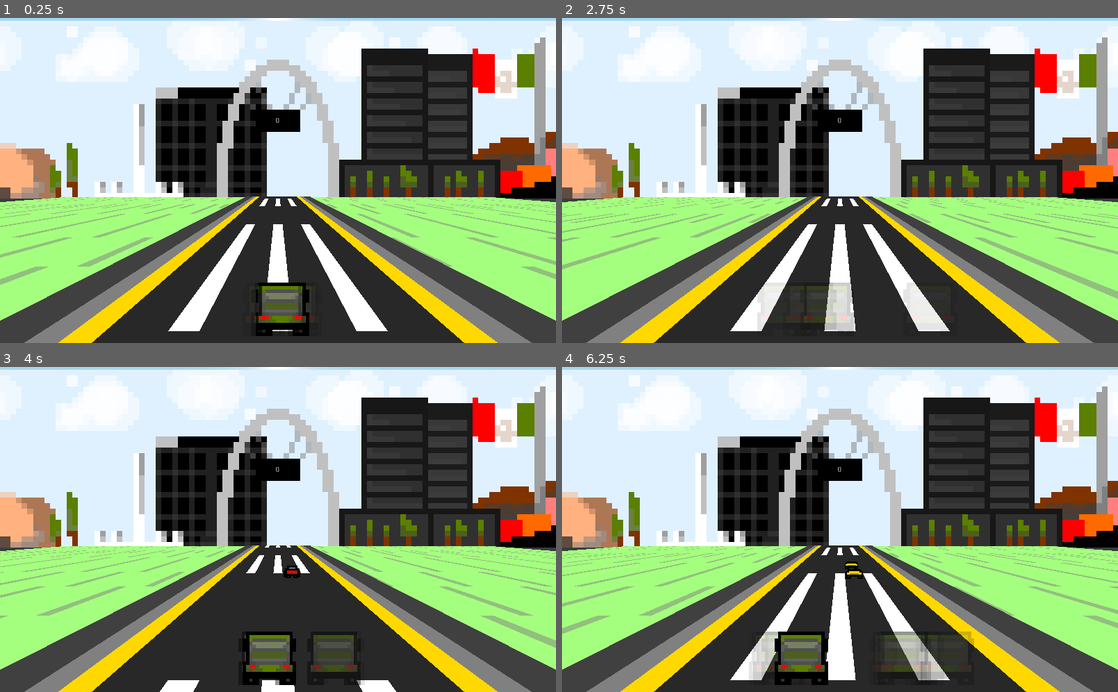
Above: before the commit, frames 1-4 (two rows, left to right).
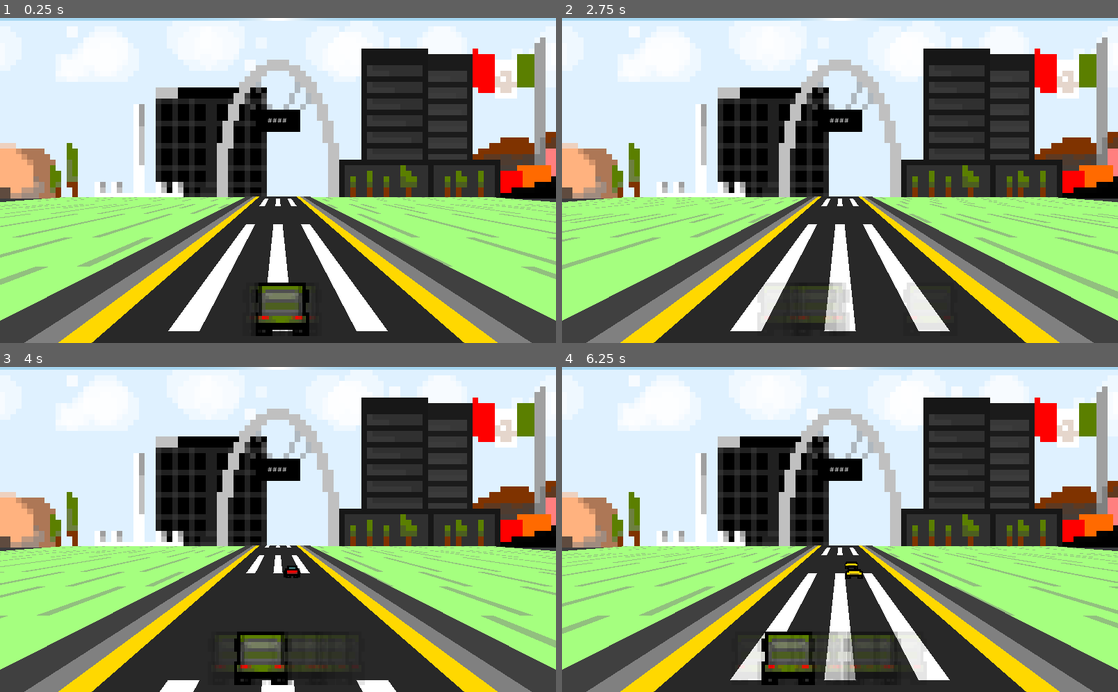
Above: after the commit, the same moments.

Repository: ClarkThyLord/Speed-Trash
Game: Godot game, scene res://src/game/game.tscn
The game is run twice, just before and just after one commit, with the same random seed, the same clock (stepped at 60 frames per second) and the same inputs.
Inputs:
- Up to frame 1 (0.25 s): no input
- Up to frame 2 (2.75 s): hold Right (ui_right) 0.53-1.28 s; hold Space (action_break) 0.53-1.28 s; hold Left (ui_left) 1.28-2.03 s; tap Space (action_break) at 1.35 s; hold Right (ui_right) from 2.03 s (still down); hold Space (action_break) from 2.03 s (still down)
- Up to frame 3 (4 s): release Right (ui_right) at 2.78 s; release Space (action_break) at 2.78 s; hold Shift (action_accelerate) 2.78-3.53 s; tap Space (action_break) at 2.85 s; hold Left (ui_left) from 3.53 s (still down); hold Space (action_break) from 3.53 s (still down)
- Up to frame 4 (6.25 s): release Space (action_break) at 4.28 s; tap Space (action_break) at 4.35, 5.85 s; hold Space (action_break) 5.03-5.78 s; release Left (ui_left) at 5.78 s; hold Right (ui_right) from 5.78 s (still down)

The runs differ from the first frame. In frame 1, less than 0.1% of the frame differs, in the area x 48-52%, y 30-33%; in frame 2, 0.2%; in frame 3, 1.2%; in frame 4, 3.1%, in the area x 30-75%, y 30-98%.
Error after the commit: Parse Error: Unexpected indentation. (res://src/session.gd:81)

Commit message:
save q tables in project and make backups every minute
Clark was here :V

Diff:
--- a/project.godot
+++ b/project.godot
@@ -10,7 +10,6 @@
 
 _global_script_classes=[  ]
 _global_script_class_icons={
-
 }
 
 [application]
--- a/src/session.gd
+++ b/src/session.gd
@@ -4,24 +4,64 @@
 
 
 ## Constants
-const Q_TABLE_PATH := "user://q_table.json"
+const Q_TABLE_DIR := "res://q_tables"
+
+const Q_TABLE_PATH := Q_TABLE_DIR + "/q_table.json"
 
 
 
 ## Public Variables
 var points := 0
 
+
+
+## Private Variables
 var q_table := {}
 
 
+
+## OnReady Variables
+var q_timer := Timer.new()
+
+
+
 ## Built-In Virtual Methods
+func _ready() -> void:
+	q_timer.connect("timeout", self, "_on_q_timer_timeout")
+	add_child(q_timer)
+	q_timer.start(60)
+
+
 func _enter_tree() -> void:
+	load_q_table()
+
+func _exit_tree() -> void:
+	save_q_table()
+
+
+
+## Public Methods
+func save_q_table(path := Q_TABLE_PATH) -> void:
+	print('Saving q_table.json...')
 	var file = File.new()
-	if not file.file_exists(Q_TABLE_PATH):
+	if file.open(path, File.WRITE) != 0:
+		print("Error opening file")
+		return
+
+	print(file.get_path_absolute())
+	file.store_line(JSON.print(q_table))
+
+	if file.is_open():
+		file.close()
+
+
+func load_q_table(path := Q_TABLE_PATH) -> void:
+	var file = File.new()
+	if not file.file_exists(path):
 		return
 
 	print("Loading q_table.json...")
-	if file.open(Q_TABLE_PATH, File.READ) != 0:
+	if file.open(path, File.READ) != 0:
 		print("Error opening file")
 		return
 
@@ -34,15 +74,13 @@
 		file.close()
 
 
-func _exit_tree() -> void:
-	print('Saving q_table.json...')
-	var file = File.new()
-	if file.open(Q_TABLE_PATH, File.WRITE) != 0:
-		print("Error opening file")
-		return
 
-	print(file.get_path_absolute())
-	file.store_line(JSON.print(q_table))
-
-	if file.is_open():
-		file.close()
+## Private Methods
+func _on_q_timer_timeout() -> void:
+	var datetime := OS.get_datetime()
+			+ str(datetime["hour"]) + "-" \
+			+ str(datetime["minute"]) + "@" \
+			+ str(datetime["day"]) + "-" \
+			+ str(datetime["month"]) + "-" \
+			+ str(datetime["year"]) \
+			+ ".backup.json")
Not shown, changed: .gitignore
Not shown, added: q_tables/.gitkeep
